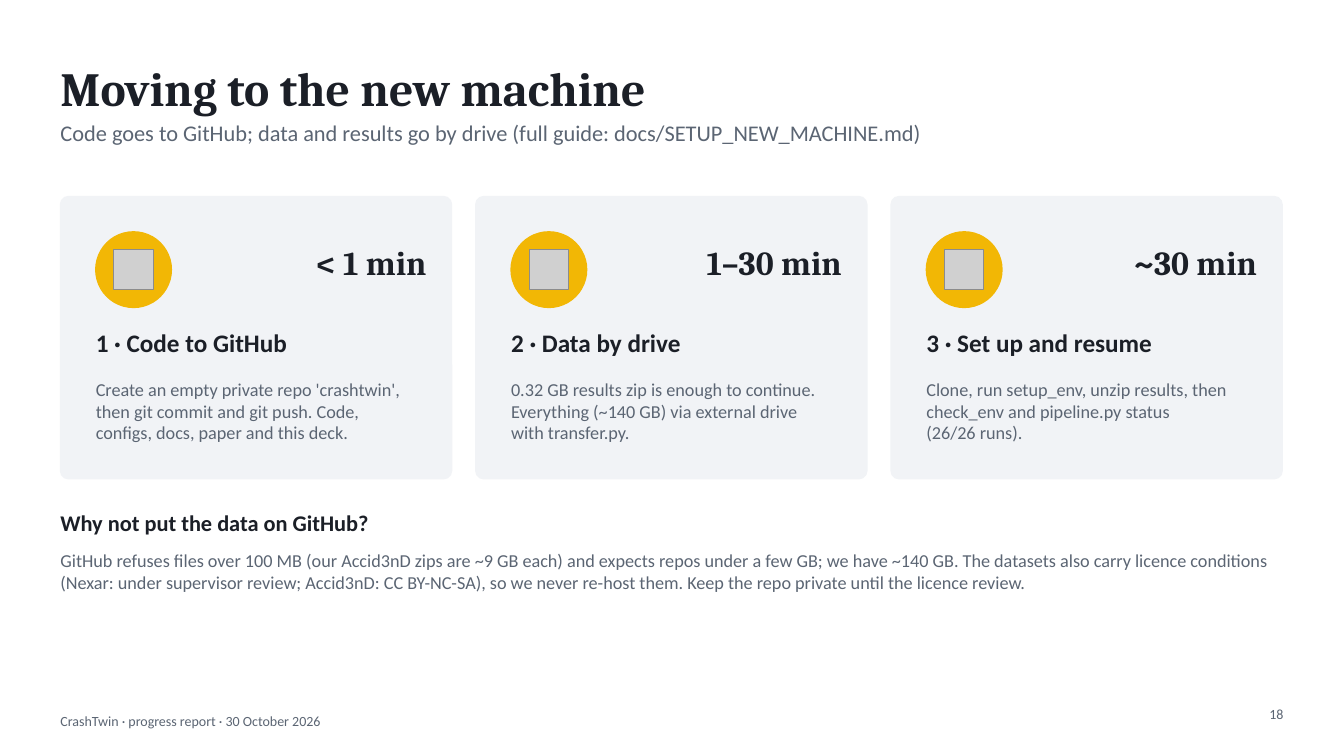
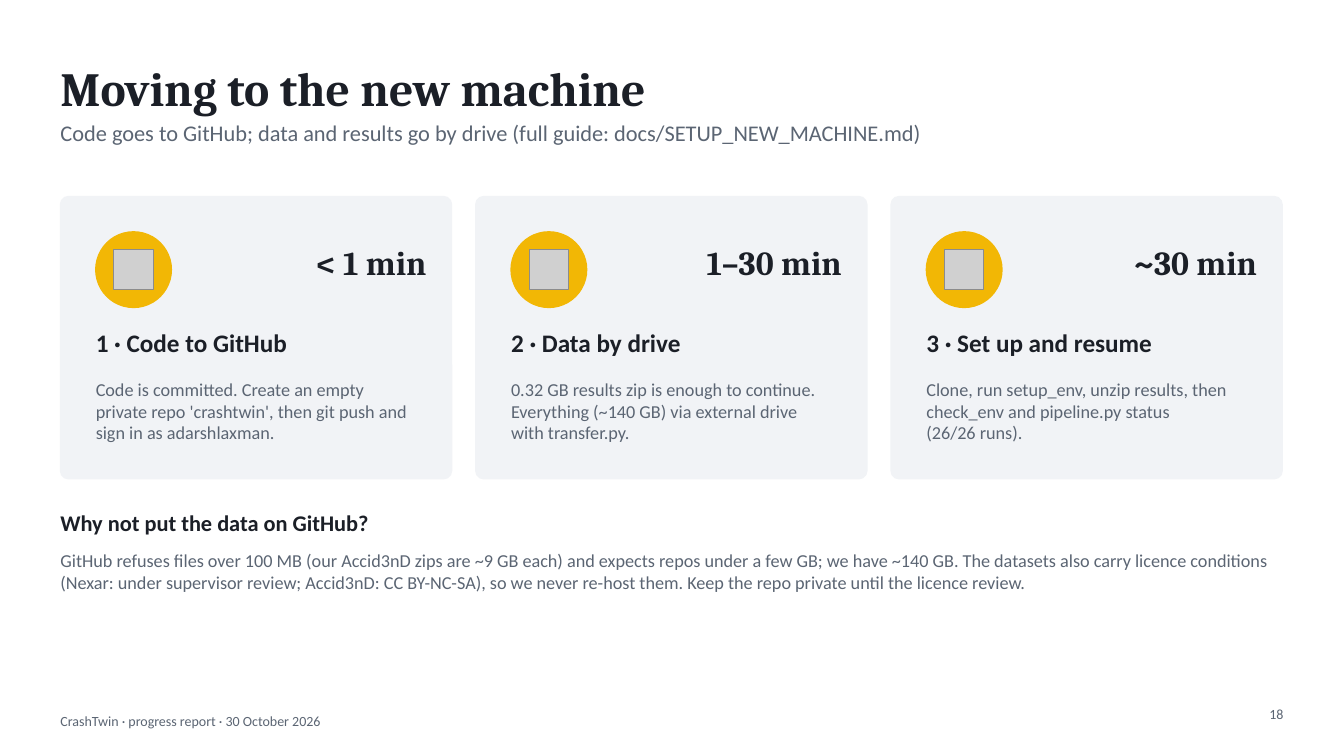
Before and after one commit to adarshlaxman/crashtwin, a slide deck: slide 18 of docs/CrashTwin_progress_20261030.pptx. Drawn at 1344x756 pixels with LibreOffice and Linux fonts; fonts in the diff are those of the drawing; grey boxes stand for pictures. Boxes give left, top, right and bottom in pixels: in the first picture for what was removed or moved away, otherwise in the second. Text is boxed around its words. In the diff, an @@ line names an element or a change of style, - is before the commit and + after.

```diff
--- a/docs/CrashTwin_progress_20261030.pptx
+++ b/docs/CrashTwin_progress_20261030.pptx
@@ text at <box>96,383,407,442</box>: text changed @@
-Create an empty private repo 'crashtwin', then git commit and git push. Code, configs, docs, paper and this deck.
+Code is committed. Create an empty private repo 'crashtwin', then git push and sign in as adarshlaxman.
```
Also in this commit, not shown: 1 other slide changed, 1 other file.
